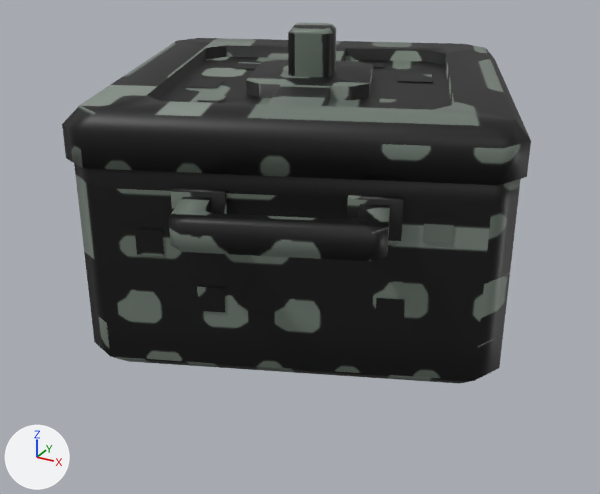
An edit to the FBX model Reference/Resource/Mesh/Animation/Basecamp/BC_cauldron01_change.fbx, drawn before and after from the same camera.
One viewpoint serves both versions: a 50 mm camera at (0.0412, -0.0777, 0.0648) aimed at (0.0, -0.0026, 0.0272). The lights are fixed; the arrows at lower left show +X, +Y and +Z. Vertices at the same position are counted once.

Objects in the first picture: 'model01', 'model01 1'.
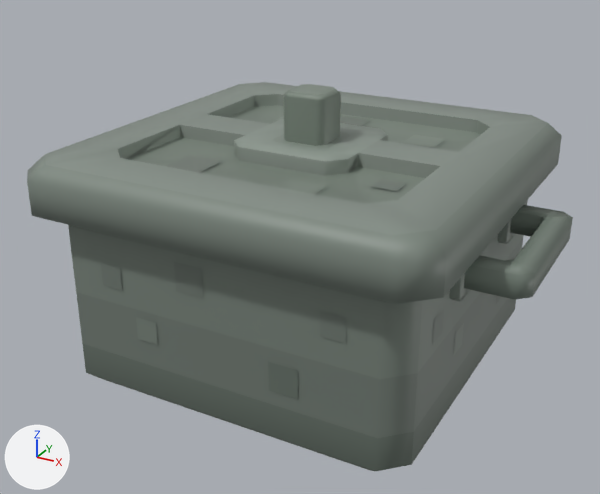
ob_pot_base is not drawn itself; it is the parent of ob_model01.
ob_pot_cap is not drawn itself; it is the parent of ob_model01_1.

Where the change shows, as pixel boxes [x1, y1, x2, y2] in the pictures (600 x 494 px):
'model01', surface changed, moved, turned (black to grey): before [74, 163, 521, 384]; after [68, 200, 573, 471]
'model01 1', surface changed, moved, rescaled, turned: before [62, 23, 531, 185]; after [27, 82, 562, 304]

Patch to the scene script:
```diff
--- a/Reference/Resource/Mesh/Animation/Basecamp/BC_cauldron01_change.fbx.py
+++ b/Reference/Resource/Mesh/Animation/Basecamp/BC_cauldron01_change.fbx.py
@@ me_model01 @@
 me_model01.from_pydata(...)  # 232 vertices, 304 faces; spans x -2.71..2.71, y -1.06..1.06, z -2.01..2.01
 # used by ob_model01
+# me_model01 part 1: texture (UV) coordinates of 304 of 304 faces, centred in x -2.71..2.71, y -1.06..1.06, z -2.01..2.01, changed; they spanned u 0.0..1.0, v 0.0..0.9 and now span u 0.02..0.96, v 0.02..0.96
 me_model01.materials.append(mat_lambert1)
@@ me_model01_1 @@
 me_model01_1.from_pydata(...)  # 137 vertices, 224 faces; spans x -2.05..2.05, y -0.47..0.47, z -2.05..2.05
 # used by ob_model01_1
+# me_model01_1 part 2: texture (UV) coordinates of 224 of 224 faces, centred in x -2.05..2.05, y -0.47..0.47, z -2.05..2.05, changed; they spanned u 0.0..1.0, v 0.0..0.95 and now span u 0.02..0.97, v 0.02..0.98
 me_model01_1.materials.append(mat_lambert1)
@@ ob_pot_base @@
 ob_pot_base.parent = ob_pot_group
-ob_pot_base.location = (0.0, -0.767, 0.0)
-ob_pot_base.rotation_euler = (0.0, 1.951, 0.0)  # degrees (0, 112, 0)
+ob_pot_base.location = (0.0, -1.494, 0.0)
@@ ob_pot_cap @@
 ob_pot_cap.parent = ob_pot_group
-ob_pot_cap.location = (0.0, 1.811, 0.0)
-ob_pot_cap.rotation_euler = (0.0, 1.947, 0.0)  # degrees (0, 112, 0)
+ob_pot_cap.location = (0.0, 1.106, 0.0)
+ob_pot_cap.scale = (1.1, 1.1, 1.1)
```
